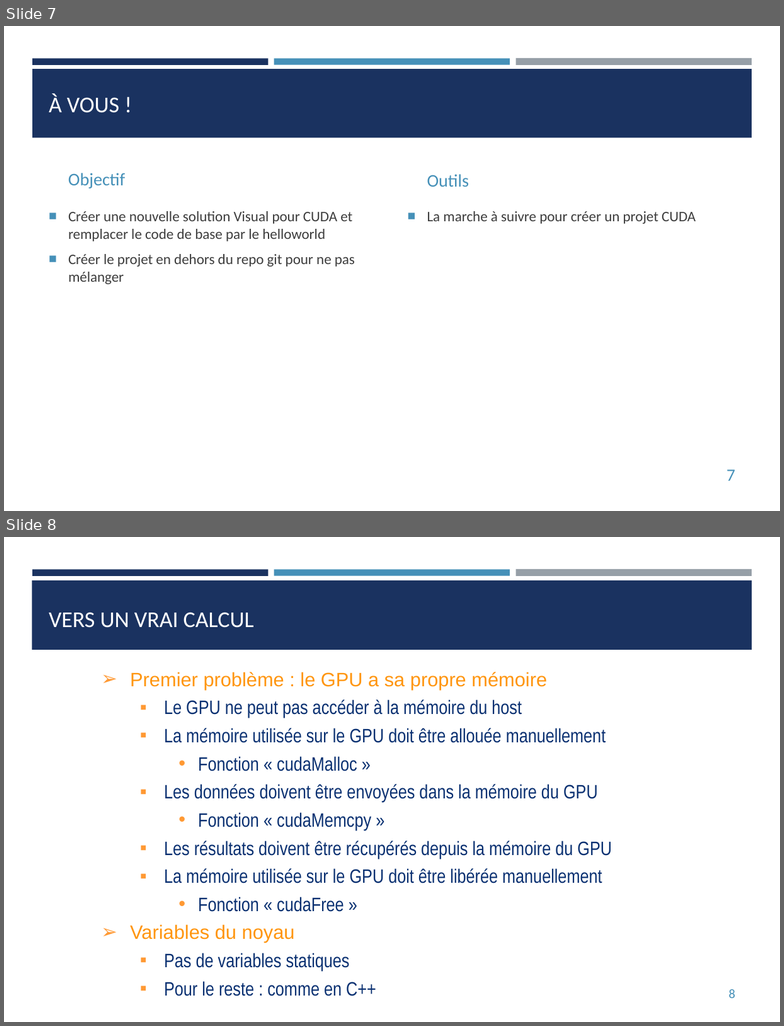
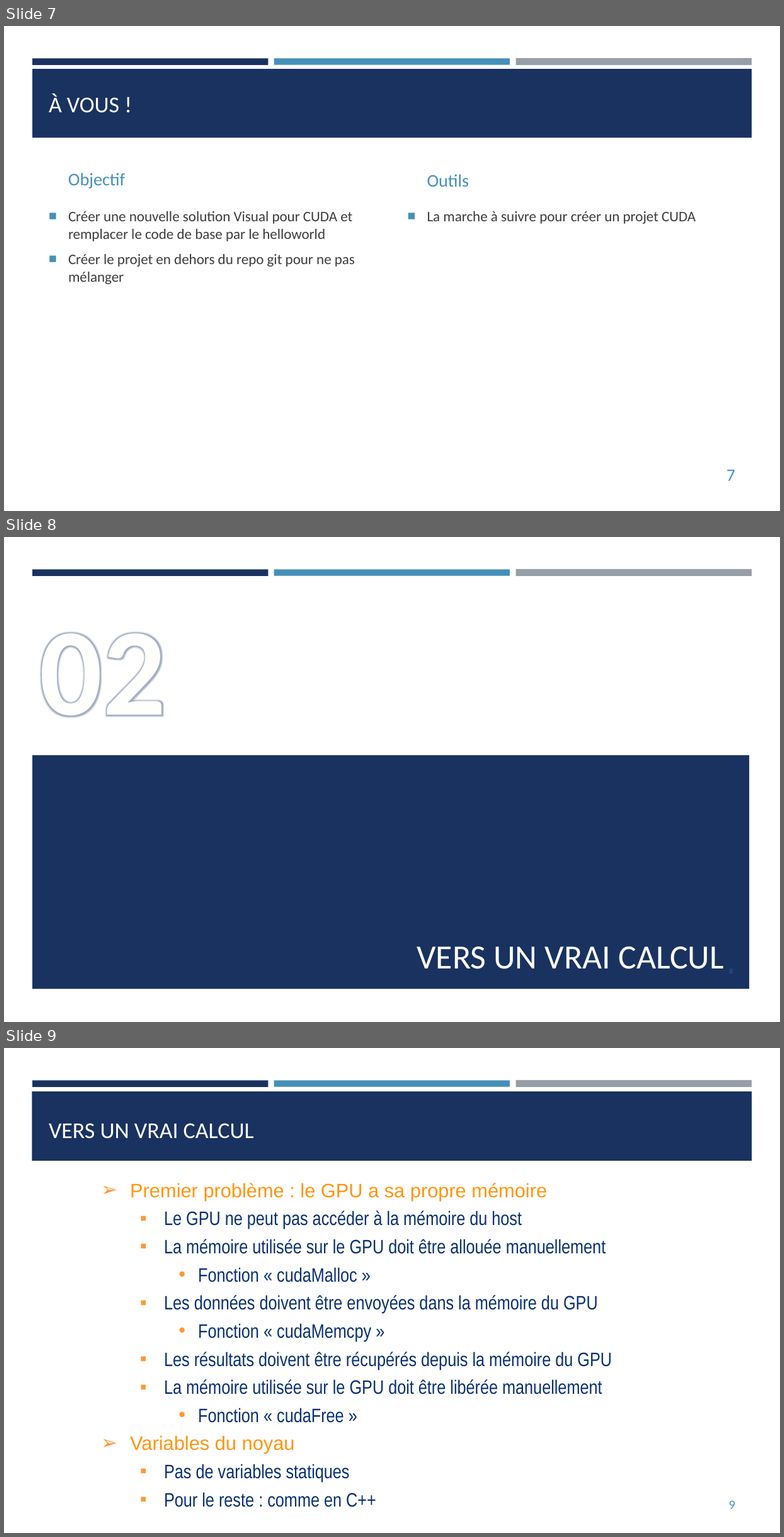
Before and after one commit to franckginguene/hpc_formation_scalian, a slide deck: Diapos/HPC_CUDA.pptx. Shown one above the other, each under a label of ours: slides 7 and 8 before the commit, slides 7, 8 and 9 after it. The pictures are 784x1026 and 784x1537 pixels, drawn with LibreOffice and Linux fonts; fonts in the diff are those of the drawing. Boxes give left, top, right and bottom in pixels: in the first picture for what was removed or moved away, otherwise in the second. Text is boxed around its words. In the diff, an @@ line names an element or a change of style, - is before the commit and + after.

```diff
--- a/Diapos/HPC_CUDA.pptx
+++ b/Diapos/HPC_CUDA.pptx
@@ slide 8 added at bbox=[4, 537, 780, 1022], background #FFFFFF; not listed: 3 template elements that a slide beside it also shows @@
@@ text added at bbox=[40, 632, 166, 717], 115 pt, text #FEFEFE, bold @@
+02
@@ rectangle added at bbox=[33, 755, 750, 989], fill #1A3260 @@
@@ title added at bbox=[417, 947, 724, 969], 31.5 pt, text #FFFFFF @@
+VERS UN VRAI CALCUL
@@ page number added at bbox=[729, 969, 733, 974], 6.8 pt, text #2F5AAC @@
+8
@@ what was slide 8 is now slide 9 @@
@@ page number at bbox=[729, 1500, 735, 1509]: text changed @@
-8
+9
```
Also in this commit, not shown: 2 slides changed, 5 other slides added.
